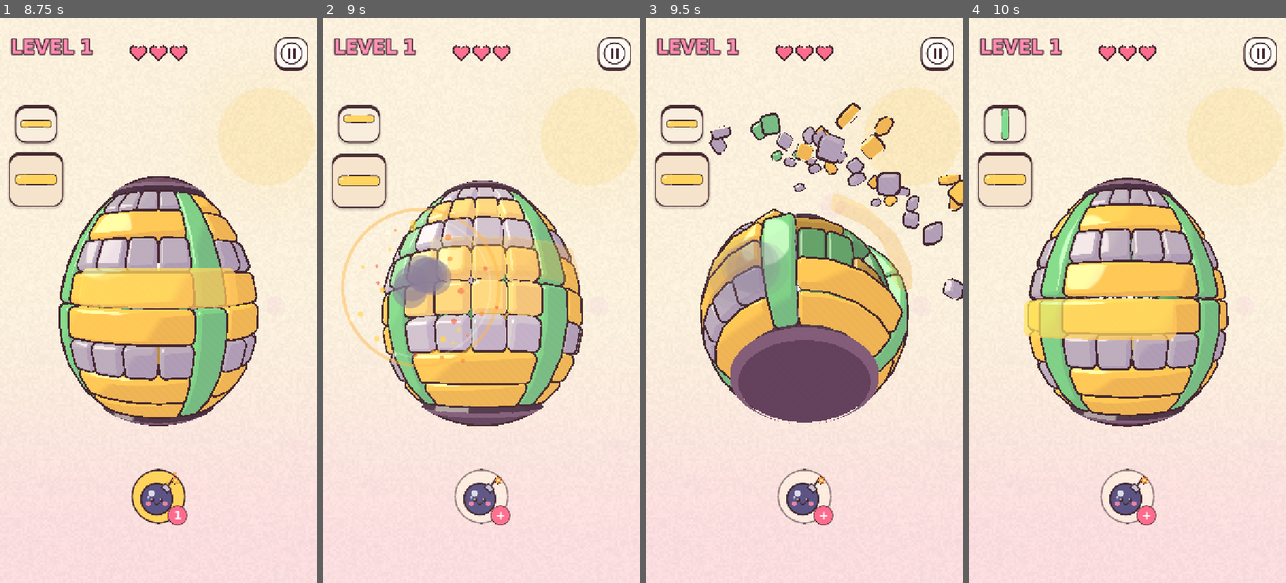
Above: before the commit, frames 1-4 (left to right).
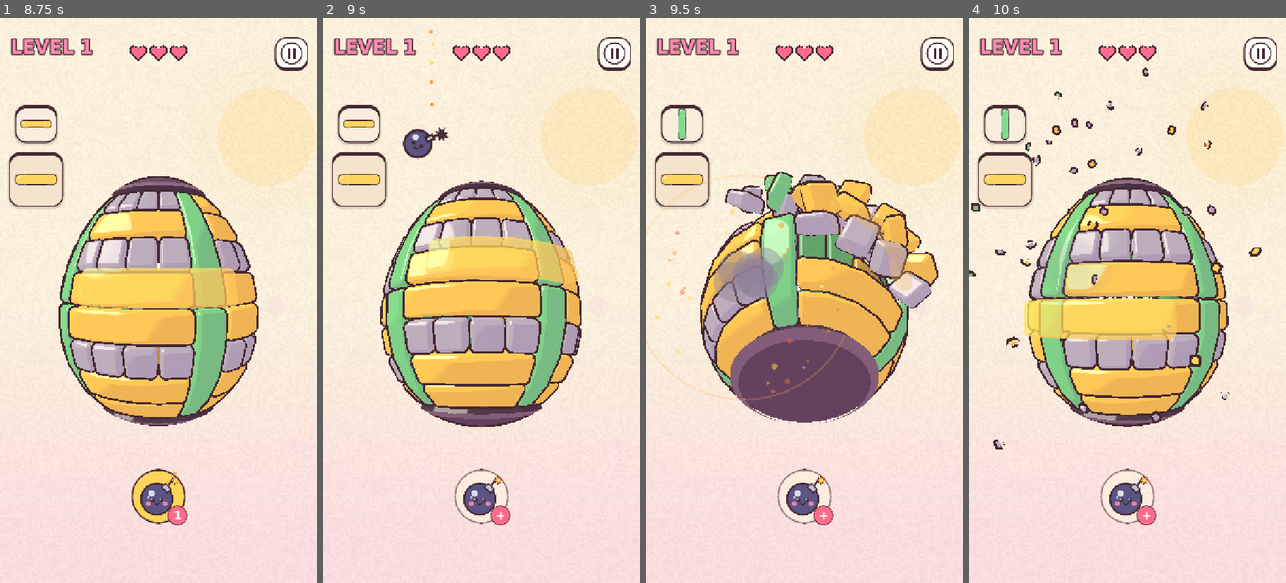
Above: after the commit, the same moments.

Repository: jvea03/tetrisphere-godot
Game: Godot game, scene res://scenes/opening.tscn
Two runs of this game, one before a commit and one after it. Both use one fixed random seed, a clock stepped at 60 frames per second and the inputs below.
Inputs (mouse positions are in pixels of both pictures, inside the frame that each line leads up to):
- Up to frame 1 (8.75 s): tap Enter at 0.5, 6.5 s; move the mouse to (228, 272) at 0.52 s; hold D 0.53-1.25 s; tap P at 0.6 s; click (228, 272) at 0.67 s; tap Space at 0.77, 1.25, 6.77 s; drag from (95, 328) to (142, 413) at 1.27 s; click "Skip" at 2 s; click "Skip" at 2.75 s; move the mouse to (190, 176) at 3.52 s; hold D 3.53-4.25 s; tap F at 3.6 s; click "Watch Ad" at 4.25 s; click (291, 51) at 5 s; drag from (142, 413) to (63, 215) at 5.77 s; move the mouse to (253, 385) at 6.52 s; hold A 6.53-7.25 s; tap T at 6.6 s; click "Done" at 7.25 s; click "1" at 8 s
- Up to frame 2 (9 s): tap Space at 8.75 s; drag from (386, 215) to (433, 159) at 8.77 s
- Up to frame 3 (9.5 s): no input
- Up to frame 4 (10 s): move the mouse to (1143, 300) at 9.52 s; hold S from 9.53 s (still down); tap R at 9.6 s; click (1143, 300) at 9.67 s

Frame 1 is identical in both runs. In frame 2, 12% of the frame differs, in the area x 2-82%, y 2-73%; in frame 3, 12%; in frame 4, 1.3%.

Commit message:
Bomb drop: the bomb falls onto the egg before it goes off
A dropped bomb is spent at once, then falls from the top of the screen
onto the landing spot (0.32 s), spinning and trailing fuse sparks, squashes
as it hits, and blows up there; the drop finishes then (_finish_drop). While
it falls it counts as a rock in flight, so drops and boosters wait and a
restart or resumed ball cancels it.

Co-Authored-By: Claude Opus 5.5 <noreply@anthropic.com>

Diff:
--- a/scripts/game.gd
+++ b/scripts/game.gd
@@ -124,6 +124,8 @@
 var _hud: Control
 const FUSE_SPARKS := [Color(1.0, 0.85, 0.3), Color(1.0, 0.55, 0.2), Color(1.0, 1.0, 0.9)]
 const ROCK_DUST := Color(0.82, 0.78, 0.72)
+const BOMB_DROP_PX := 96.0
+const BOMB_DROP_SECONDS := 0.32
 var _fx: TSFxLayer          # the boosters' sparks, puffs, rings and flashes
 var _shake := 0.0           # how hard the camera shakes, in world units, fading out
 var _sparkle_clock := 0.0   # paces the armed bomb's fuse sparks and the Any Piece's shimmer
@@ -867,15 +869,14 @@
 
 	var res: Dictionary
 	if bomb_was_armed:
+		# The bomb is spent now, but goes off only once it has fallen onto the
+		# egg (_drop_bomb), and the drop finishes then.
 		TSProfile.bomb_count -= 1
 		bomb_armed = false
 		TSProfile.record_quest_event("booster")
-		res = board.detonate(landing, 2)
-		_bomb_blast(landing_at)
-		TSSfx.play("bomb")
-		TSHaptics.heavy()
-		if _tutorial.on_step("blast"):
-			_tutorial.gate_passed()
+		_drop_bomb(landing, landing_at)
+		_refresh_hud()
+		return
 	else:
 		var wild := cur_type == TSBoard.WILD
 		res = board.place_and_resolve(offsets, landing, cur_type, _current_depth())
@@ -894,6 +895,55 @@
 			# chain is called out as it floats up.
 			TSSfx.play("chain" if int(res["chain"]) >= 2 else "match")
 			TSHaptics.light()
+	_finish_drop(res, false)
+
+
+## A bomb falls from the top of the screen onto `cell` (`at` on screen),
+## spinning and trailing fuse sparks, and blows up as it lands. While it falls
+## it counts as a rock in flight: drops and boosters wait, and a restart or a
+## resumed ball cancels it.
+func _drop_bomb(cell: Vector2i, at: Vector2) -> void:
+	_rocks_flying = true
+	_rocks_shot += 1
+	var shot := _rocks_shot
+	var bomb := TSIcon.make("bomb", BOMB_DROP_PX)
+	bomb.size = Vector2.ONE * BOMB_DROP_PX
+	bomb.pivot_offset = bomb.size * 0.5
+	bomb.position = Vector2(at.x, -BOMB_DROP_PX) - bomb.size * 0.5
+	_hud.add_child(bomb)
+	_hud.move_child(bomb, _fx.get_index())
+	var trail := func(_t: float) -> void:
+		_fx.burst(bomb.position + bomb.size * Vector2(0.78, 0.16), FUSE_SPARKS, 1, 120.0, 0.3, 4.0, 200.0)
+	var fall := bomb.create_tween()
+	fall.set_parallel(true)
+	fall.tween_property(bomb, "position", at - bomb.size * 0.5, BOMB_DROP_SECONDS).set_trans(Tween.TRANS_QUAD).set_ease(Tween.EASE_IN)
+	fall.tween_property(bomb, "rotation", 0.6, BOMB_DROP_SECONDS)
+	fall.tween_method(trail, 0.0, 1.0, BOMB_DROP_SECONDS)
+	fall.set_parallel(false)
+	# A squash as it hits, then it goes off.
+	fall.tween_property(bomb, "scale", Vector2(1.3, 0.7), 0.05)
+	fall.tween_callback(func() -> void:
+		bomb.queue_free()
+		if shot == _rocks_shot:
+			_bomb_lands(cell, at))
+
+
+func _bomb_lands(cell: Vector2i, at: Vector2) -> void:
+	_rocks_flying = false
+	if state != State.PLAYING or not is_inside_tree():
+		return
+	var res := board.detonate(cell, 2)
+	_bomb_blast(at)
+	TSSfx.play("bomb")
+	TSHaptics.heavy()
+	if _tutorial.on_step("blast"):
+		_tutorial.gate_passed()
+	_finish_drop(res, true)
+
+
+## Everything after a drop's (or a bomb's) clear: the quests, the chain
+## call-out, a bomb earned, the next piece dealt, and a win or a loss.
+func _finish_drop(res: Dictionary, bomb_was_armed: bool) -> void:
 	if int(res["pieces"]) > 0:
 		TSProfile.record_quest_event("clear", int(res["pieces"]))
 
--- a/tests/flow_test.gd
+++ b/tests/flow_test.gd
@@ -207,8 +207,10 @@
 	_touch(blast_at, false)
 	_touch(blast_at, true)
 	_touch(blast_at, false)   # a double tap on the egg, through the spotlight
-	for _i in 3:
-		await get_tree().process_frame
+	for _i in 120:   # the bomb falls onto the egg (about 0.4 s) before it goes off
+		await get_tree().process_frame
+		if not _rocks_flying:
+			break
 	_check("the blast moves it on to the last card", _tutorial.visible and not _tutorial.on_step("blast") and TSProfile.bomb_count == TSProfile.BOMB_UNLOCK_GRANT - 1)
 	_tutorial._finish()
 	_check("and it is marked seen", TSProfile.bomb_tutorial_seen)
Not shown, changed: README.md
